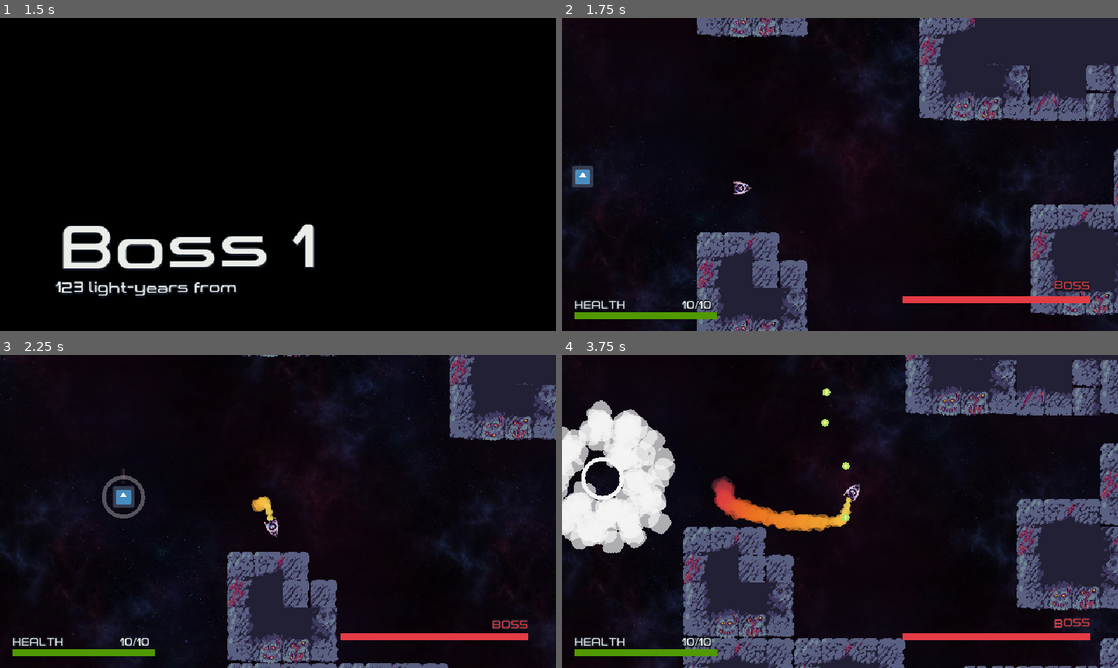
Above: before the commit, frames 1-4 (two rows, left to right).
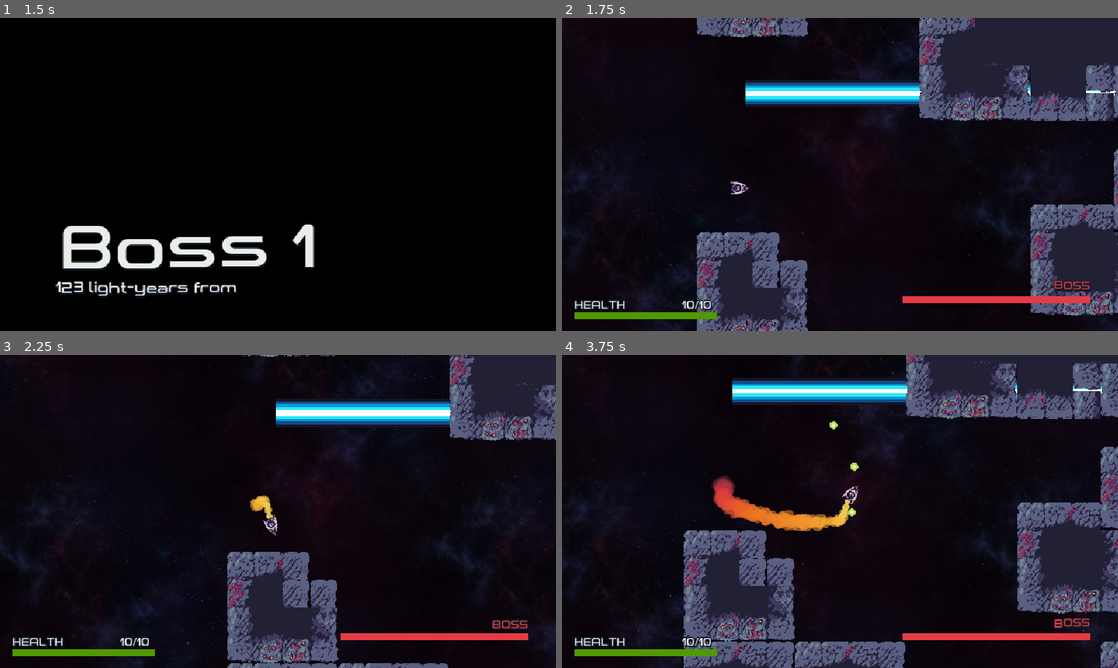
Above: after the commit, the same moments.

Repository: Yoshiip/boss-rush-jam-2024
Game: Godot game, scene res://levels/menu/menu.tscn
The game is run twice, just before and just after one commit, with the same random seed, the same clock (stepped at 60 frames per second) and the same inputs. The engine's default icon, where the game draws it, is replaced by a stand-in: a white triangle on a blue panel in a dark square.
Inputs (mouse positions are in pixels of both pictures, inside the frame that each line leads up to):
- Up to frame 1 (1.5 s): tap Enter at 0.5 s; move the mouse to (400, 158) at 0.52 s; press the mouse at (400, 158) at 0.53 s; hold D (move_right) 0.53-1.25 s; release the mouse at (400, 158) at 1.25 s; click "Play" at 1.25 s
- Up to frame 2 (1.75 s): no input
- Up to frame 3 (2.25 s): move the mouse to (166, 527) at 2.02 s; hold S (move_down) from 2.03 s (still down); tap M (switch_movement) at 2.1 s
- Up to frame 4 (3.75 s): move the mouse to (895, 442) at 2.77 s; release S (move_down) at 2.78 s; hold D (move_right) 2.78-3.53 s; tap Space (weapon_toggle) at 2.85 s; move the mouse to (812, 574) at 3.52 s; hold W (move_up) from 3.53 s (still down); click (812, 574) at 3.6 s

Frame 1 is identical in both runs. In frame 2, 2.8% of the frame differs, in the area x 1-100%, y 2-99%; in frame 3, 3.2%; in frame 4, 21%, in the area x 0-100%, y 0-100%.

Commit message:
wip laser

Diff:
--- a/assets/spaceship/spaceship.gd
+++ b/assets/spaceship/spaceship.gd
@@ -21,6 +21,9 @@
 
 @export var max_health := 10
 @onready var health := max_health
+
+@onready var shoot_point: Marker2D = $ShootPoint
+
 
 # Only allow inputs if is empty
 var allow_inputs: Array[String] = []
@@ -67,6 +70,7 @@
 				velocity = lerp(velocity, Vector2(cos(rotation), sin(rotation)) * ACCELERATION_SPEED * dot_product, 10.0 * delta)
 	else:
 		velocity = velocity.lerp(Vector2.ZERO, 2.0 * delta)
+
 	if _is_allowed_inputs():
 		if Input.is_action_just_pressed("weapon_toggle"):
 			weapon_toggle= !weapon_toggle
@@ -77,7 +81,7 @@
 func _fire() -> Bullet:
 	$Shoot.play()
 	var bullet = BULLET.instantiate()
-	bullet.position = position
+	bullet.position = $ShootPoint.global_position
 	bullet.speed = BULLETS_SPEED[GameManager.save_data.bullet_speed_level]
 	bullet.from_enemy = false
 
@@ -132,6 +136,9 @@
 	_apply_force(delta)
 
 	move_and_slide()
+	#var coll := move_and_collide(velocity * delta)
+	#if coll:
+		#for object in coll.get_collider()
 
 
 func take_damage(amount: int) -> void:
--- a/assets/spaceship/spaceship.tscn
+++ b/assets/spaceship/spaceship.tscn
@@ -20,9 +20,6 @@
 shader = ExtResource("2_k6v8s")
 shader_parameter/whitening = 0.0
 
-[sub_resource type="CircleShape2D" id="CircleShape2D_22uoe"]
-radius = 12.8571
-
 [node name="Spaceship" type="CharacterBody2D" groups=["Spaceship"]]
 position = Vector2(-1, 0)
 motion_mode = 1
@@ -30,7 +27,7 @@
 
 [node name="EngineParticles" type="CPUParticles2D" parent="."]
 modulate = Color(1, 1, 1, 0.568627)
-position = Vector2(-10.82, 0)
+position = Vector2(-14.82, 0)
 amount = 100
 fixed_fps = 30
 draw_order = 1
@@ -53,12 +50,11 @@
 
 [node name="Sprite" type="Sprite2D" parent="."]
 material = SubResource("ShaderMaterial_mmw7q")
-position = Vector2(6, 0)
 texture = ExtResource("2_dnahp")
 
-[node name="CollisionShape" type="CollisionShape2D" parent="."]
+[node name="CollisionShape" type="CollisionPolygon2D" parent="."]
 scale = Vector2(0.7, 0.7)
-shape = SubResource("CircleShape2D_22uoe")
+polygon = PackedVector2Array(-25.7143, -21.4286, 20, -11.4286, 20, 12.8571, -25.7143, 21.4286)
 one_way_collision_margin = 0.0
 
 [node name="Hit" type="AudioStreamPlayer" parent="."]
@@ -75,3 +71,6 @@
 stream = ExtResource("6_bnv04")
 max_polyphony = 4
 bus = &"Effects"
+
+[node name="ShootPoint" type="Marker2D" parent="."]
+position = Vector2(19, 0)
--- a/entities/Damaging Parts/spike_ball.gd
+++ b/entities/Damaging Parts/spike_ball.gd
@@ -1,7 +1,10 @@
 extends Area2D
 
-var damage = 2
-# Called when the node enters the scene tree for the first time.
+var damage := 2
+
+func _process(delta: float) -> void:
+	$Sprite.rotation += delta * 0.2
+
 func _on_body_entered(body: Node2D) -> void:
 	if body.is_in_group("Spaceship"):
 		body.velocity += (global_position - body.global_position).normalized() * 200
--- a/entities/Damaging Parts/spike_ball.tscn
+++ b/entities/Damaging Parts/spike_ball.tscn
@@ -3,18 +3,18 @@
 [ext_resource type="Script" path="res://entities/Damaging Parts/spike_ball.gd" id="1_2bmvx"]
 [ext_resource type="Texture2D" uid="uid://hp6sf4clhlbp" path="res://entities/Damaging Parts/New spike ball.png" id="2_m3bjf"]
 
-[sub_resource type="CircleShape2D" id="CircleShape2D_i6d1g"]
-radius = 20.0
+[sub_resource type="CircleShape2D" id="CircleShape2D_hhrhn"]
+radius = 28.0
 
 [node name="SpikeBall" type="Area2D" groups=["enemy"]]
-position = Vector2(94, -66)
 script = ExtResource("1_2bmvx")
 
-[node name="CollisionShape2D" type="CollisionShape2D" parent="."]
+[node name="Sprite" type="Sprite2D" parent="."]
 position = Vector2(-2, 1)
-shape = SubResource("CircleShape2D_i6d1g")
-
-[node name="Sprite2D" type="Sprite2D" parent="CollisionShape2D"]
 texture = ExtResource("2_m3bjf")
 
+[node name="CollisionShape" type="CollisionShape2D" parent="."]
+position = Vector2(-2, 1)
+shape = SubResource("CircleShape2D_hhrhn")
+
 [connection signal="body_entered" from="." to="." method="_on_body_entered"]
--- /dev/null
+++ b/entities/laser/laser.gd
@@ -0,0 +1,22 @@
+extends Node2D
+
+@onready var ray_cast: RayCast2D = $RayCast
+@export var on := false
+@export var thickness := 0.0
+@export var max_thickness := 64.0
+var i := 0.0
+
+func _process(delta: float) -> void:
+	if on:
+		thickness = lerp(thickness, max_thickness, 8.0 * delta)
+	else:
+		thickness = lerp(thickness, 0.0, 8.0 * delta)
+	if thickness <= 0.1:
+		return
+	if ray_cast.is_colliding():
+		var coll := ray_cast.get_collider()
+		$Sprite.position = -ray_cast.get_collision_point() / 2
+		$Sprite.scale.y = ray_cast.get_collision_point().length()
+		print(ray_cast.get_collision_point().length())
+	$Sprite.scale.x = thickness / max_thickness + cos(i * 20.0) * 0.08
+	i += delta
--- /dev/null
+++ b/entities/laser/laser.tscn
@@ -0,0 +1,23 @@
+[gd_scene load_steps=4 format=3 uid="uid://d0d5c6hxwfual"]
+
+[ext_resource type="Gradient" uid="uid://detpnbs5lutih" path="res://entities/laser/laser_gradient_blue.tres" id="1_3rcri"]
+[ext_resource type="Script" path="res://entities/laser/laser.gd" id="1_8ai4k"]
+
+[sub_resource type="GradientTexture1D" id="GradientTexture1D_48gi6"]
+gradient = ExtResource("1_3rcri")
+width = 64
+
+[node name="Laser" type="Node2D"]
+script = ExtResource("1_8ai4k")
+on = true
+
+[node name="Sprite" type="Sprite2D" parent="."]
+position = Vector2(1, 0)
+rotation = 1.5708
+scale = Vector2(1, 64)
+texture = SubResource("GradientTexture1D_48gi6")
+
+[node name="Marker2D" type="Marker2D" parent="."]
+
+[node name="RayCast" type="RayCast2D" parent="."]
+target_position = Vector2(1000, 0)
--- /dev/null
+++ b/entities/laser/laser_gradient_blue.tres
@@ -0,0 +1,7 @@
+[gd_resource type="Gradient" format=3 uid="uid://detpnbs5lutih"]
+
+[resource]
+interpolation_mode = 1
+offsets = PackedFloat32Array(0, 0.08, 0.2, 0.3, 0.4, 0.6, 0.7, 0.8, 0.92)
+colors = PackedColorArray(0.0941176, 0.0784314, 0.145098, 1, 0.0705882, 0.305882, 0.537255, 1, 0, 0.6, 0.858824, 1, 0.172549, 0.909804, 0.960784, 1, 1, 1, 1, 1, 0.172549, 0.909804, 0.960784, 1, 0, 0.6, 0.858824, 1, 0.0705882, 0.305882, 0.537255, 1, 0.0941176, 0.0784314, 0.145098, 1)
+metadata/_snap_enabled = true
--- a/levels/fight/fight.gd
+++ b/levels/fight/fight.gd
@@ -82,8 +82,15 @@
 		Input.mouse_mode = Input.MOUSE_MODE_HIDDEN
 	)
 
+
+@onready var background_sprite: Sprite2D = $ParallaxBackground/ParallaxLayer/BackgroundSprite
+
 func _process(delta: float) -> void:
 	planet.rotation += delta * spin_speed
+
+	background_sprite.position += Vector2.ONE * delta * 4.0
+	if background_sprite.position.x > 512:
+		background_sprite.position -= Vector2.ONE * 512
 
 func _player_took_damage() -> void:
 	$Camera.add_trauma(5.0)
--- a/levels/fight/fight.tscn
+++ b/levels/fight/fight.tscn
@@ -3,10 +3,10 @@
 [ext_resource type="PackedScene" uid="uid://cw0njmjruvdmf" path="res://assets/spaceship/spaceship.tscn" id="1_4fykx"]
 [ext_resource type="Script" path="res://levels/fight/fight.gd" id="1_5kee0"]
 [ext_resource type="Theme" uid="uid://dk1lq0oeybxad" path="res://ui/theme.tres" id="3_c44pw"]
+[ext_resource type="PackedScene" uid="uid://d0d5c6hxwfual" path="res://entities/laser/laser.tscn" id="4_by35m"]
 [ext_resource type="Script" path="res://assets/camera/BetterCamera.gd" id="5_g487y"]
 [ext_resource type="Script" path="res://levels/fight/fight_transition.gd" id="9_2s53k"]
 [ext_resource type="AudioStream" uid="uid://d3cl0e5lotj3g" path="res://audios/effects/ui/game-start2.wav" id="10_i2648"]
-[ext_resource type="PackedScene" uid="uid://cy71ee6yb0t0w" path="res://entities/bomber/bomber.tscn" id="11_42lp2"]
 [ext_resource type="Script" path="res://levels/fight/game_over.gd" id="11_kn4rb"]
 [ext_resource type="Texture2D" uid="uid://cvj3g8utd2nb0" path="res://assets/utils/crosshair.png" id="17_x1b4e"]
 [ext_resource type="Script" path="res://ui/crosshair.gd" id="18_rnvd0"]
@@ -175,6 +175,9 @@
 script = ExtResource("5_g487y")
 metadata/_edit_lock_ = true
 
+[node name="Laser" parent="." instance=ExtResource("4_by35m")]
+position = Vector2(-2000, 3)
+
 [node name="Canvas" type="CanvasLayer" parent="."]
 
 [node name="Container" type="Control" parent="Canvas"]
@@ -378,7 +381,4 @@
 region_rect = Rect2(0, 0, 8192, 8192)
 metadata/_edit_lock_ = true
 
-[node name="Bomber" parent="." instance=ExtResource("11_42lp2")]
-position = Vector2(-2387, 192)
-
 [connection signal="animation_finished" from="Canvas/Container/Transition/AnimationPlayer" to="Canvas/Container/Transition" method="_on_animation_player_animation_finished"]
Not shown: 1 places in assets/spaceship/spaceship.tscn that only renumber resources
